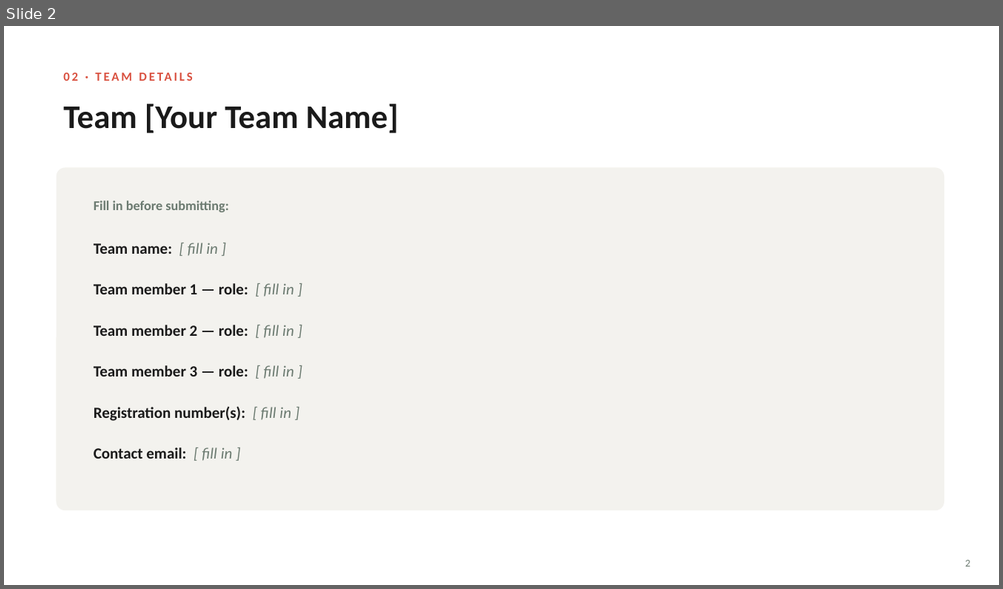
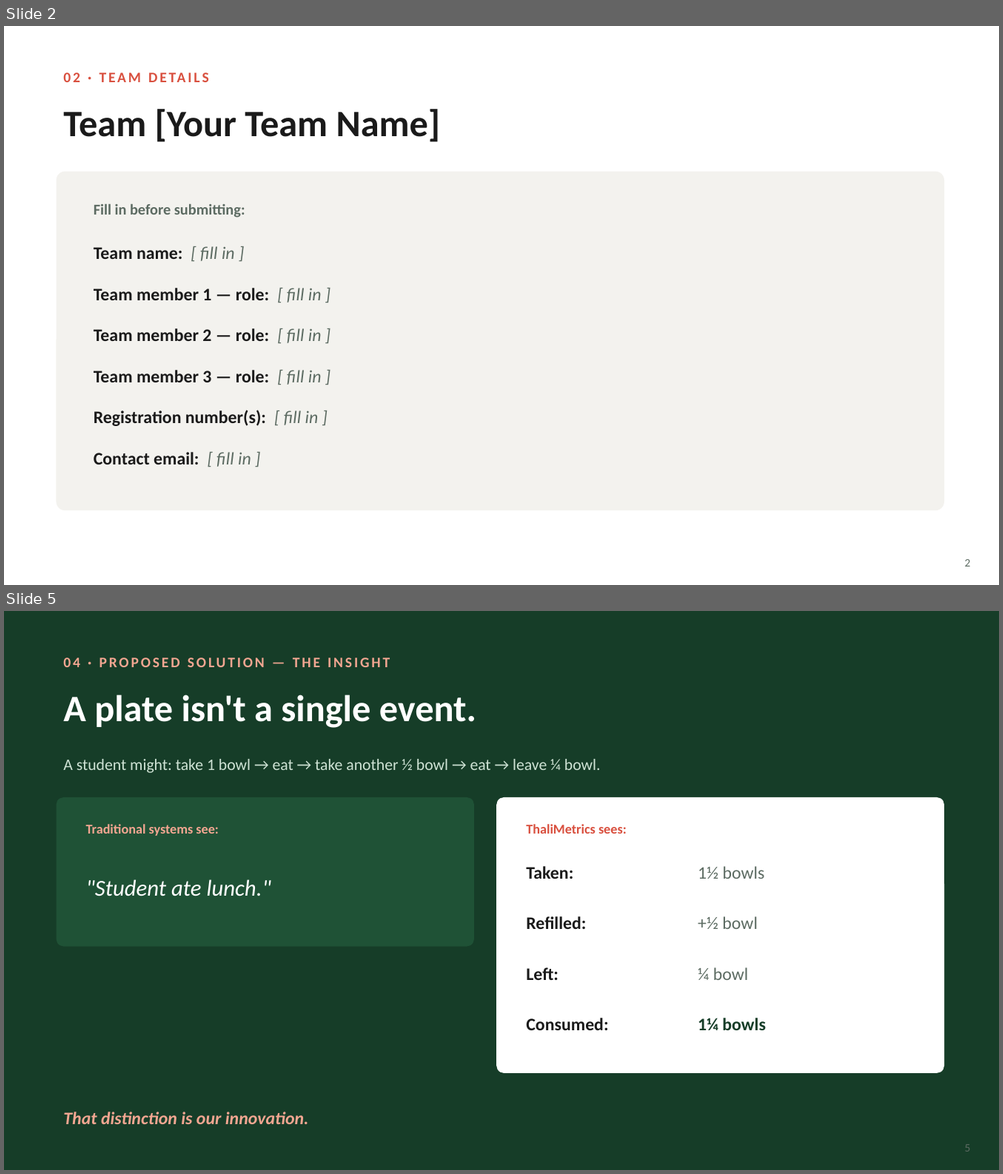
Before and after one commit to Coder1234a/ThaliMetrics, a slide deck: docs/ThaliMetrics_Pitch.pptx. Shown one above the other, each under a label of ours: slide 2 before the commit, slides 2 and 5 after it; the slides between them are not shown. The pictures are 1003x589 and 1003x1174 pixels, drawn with LibreOffice and Linux fonts; fonts in the diff are those of the drawing. Boxes give left, top, right and bottom in pixels: in the first picture for what was removed or moved away, otherwise in the second. Text is boxed around its words. In the diff, an @@ line names an element or a change of style, - is before the commit and + after.

```diff
--- a/docs/ThaliMetrics_Pitch.pptx
+++ b/docs/ThaliMetrics_Pitch.pptx
@@ slide 5 added at bbox=[4, 611, 999, 1170], background #163D28 @@
@@ text added at bbox=[63, 658, 390, 667], 14 pt, text #F2A691, bold @@
+04 · PROPOSED SOLUTION — THE INSIGHT
@@ text added at bbox=[63, 695, 476, 728], 36 pt, text #FFFFFF, bold @@
+A plate isn't a single event.
@@ text added at bbox=[63, 759, 600, 773], 15.5 pt, text #CFE3D5 @@
+A student might: take 1 bowl → eat → take another ½ bowl → eat → leave ¼ bowl.
@@ rounded rectangle added at bbox=[57, 797, 474, 947], fill #1F5236 @@
@@ rounded rectangle added at bbox=[496, 797, 944, 1073], fill #FFFFFF @@
@@ text added at bbox=[86, 824, 219, 836], 13 pt, text #F2A691, bold @@
+Traditional systems see:
@@ text added at bbox=[526, 824, 626, 834], 13 pt, text #D9503F, bold @@
+ThaliMetrics sees:
@@ text added at bbox=[526, 866, 573, 879], 17 pt, text #1A1A1A, bold @@
+Taken:
@@ text added at bbox=[697, 866, 765, 879], 17 pt, text #5C6B62 @@
+1½ bowls
@@ text added at bbox=[86, 880, 271, 897], 22 pt, text #FFFFFF, italic @@
+"Student ate lunch."
@@ text added at bbox=[526, 917, 586, 929], 17 pt, text #1A1A1A, bold @@
+Refilled:
@@ text added at bbox=[697, 917, 757, 929], 17 pt, text #5C6B62 @@
++½ bowl
@@ text added at bbox=[526, 968, 558, 980], 17 pt, text #1A1A1A, bold @@
+Left:
@@ text added at bbox=[697, 968, 748, 980], 17 pt, text #5C6B62 @@
+¼ bowl
@@ text added at bbox=[526, 1018, 608, 1031], 17 pt, text #1A1A1A, bold @@
+Consumed:
@@ text added at bbox=[697, 1018, 765, 1031], 17 pt, text #163D28, bold @@
+1¼ bowls
@@ text added at bbox=[63, 1112, 309, 1125], 17 pt, text #F2A691, bold, italic @@
+That distinction is our innovation.
@@ text added at bbox=[965, 1145, 970, 1152], 11 pt, text #5C6B62 @@
+5
@@ slide 2 changed as well @@
@@ text "02 · TEAM DETAILS" at bbox=[63, 112, 146, 137]: size 12 to 14 pt @@
@@ text "Team [Your Team Name]" at bbox=[155, 109, 441, 142]: size 32 to 36 pt @@
@@ rounded rectangle: place and size @@
-rounded rectangle at bbox=[57, 168, 944, 511]
+rounded rectangle at bbox=[57, 172, 944, 511]
@@ text "Fill in before submitting:" at bbox=[94, 204, 245, 218]: size 13 to 14.5 pt, text colour #6B7A70 to #5C6B62 @@
@@ size 15 to 17 pt; text colour #6B7A70 to #5C6B62 in "[ fill in ]" in 6 elements at bbox=[94, 247, 235, 261], bbox=[94, 288, 321, 303], bbox=[94, 329, 321, 343], bbox=[94, 370, 321, 385], bbox=[94, 410, 318, 426], bbox=[94, 452, 251, 467] @@
@@ text "2" at bbox=[965, 560, 970, 567]: size 10 to 11 pt, text colour #6B7A70 to #5C6B62 @@
```
Also in this commit, not shown: 6 other slides changed, 5 other slides added, 4 slides removed, 4 other files.
